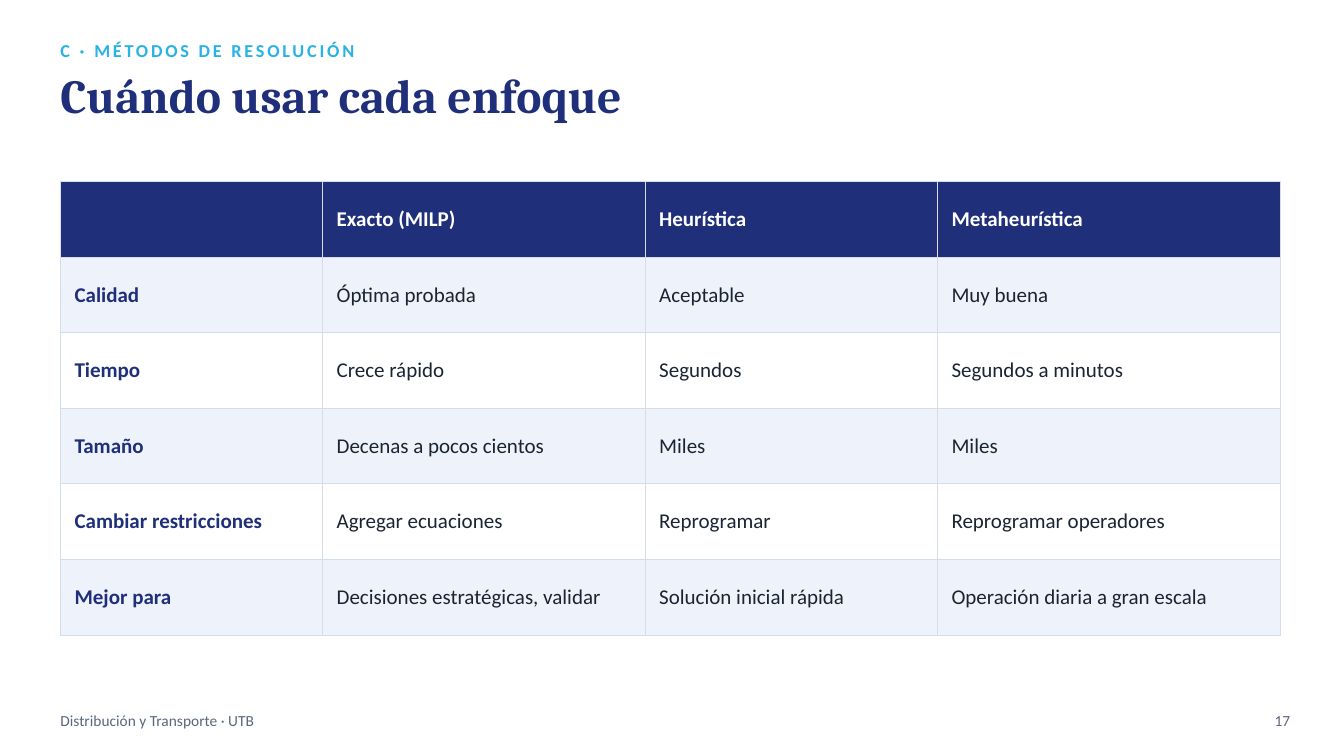
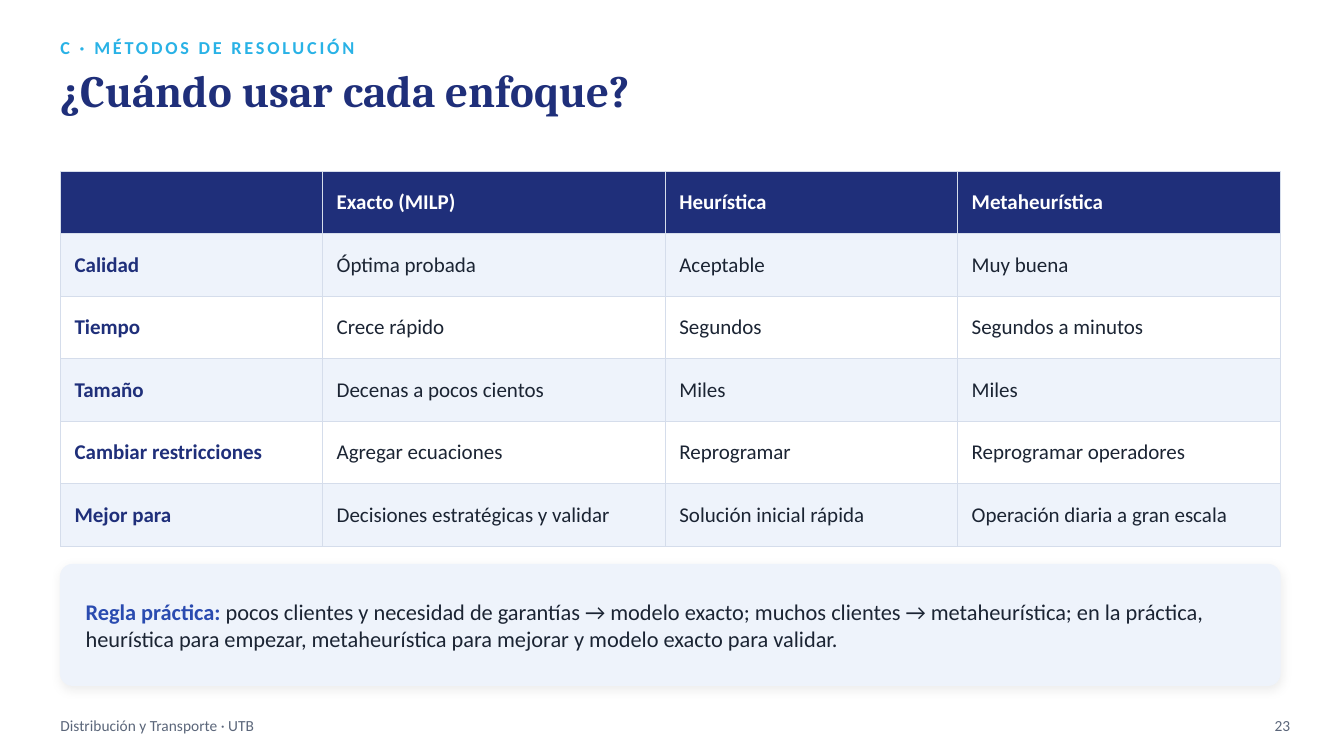
Before and after one commit to sebastianslg/grafosapp, a slide deck: slide 23 of Exposicion_Ruteo_de_Vehiculos.pptx (slide 17 before the commit). Drawn at 1344x756 pixels with LibreOffice and Linux fonts; fonts in the diff are those of the drawing. Boxes give left, top, right and bottom in pixels: in the first picture for what was removed or moved away, otherwise in the second. Text is boxed around its words. In the diff, an @@ line names an element or a change of style, - is before the commit and + after.

```diff
--- a/Exposicion_Ruteo_de_Vehiculos.pptx
+++ b/Exposicion_Ruteo_de_Vehiculos.pptx
@@ text at box(60, 75, 630, 117): text changed; size 34 to 32 pt @@
-Cuándo usar cada enfoque
+¿Cuándo usar cada enfoque?
@@ table at box(60, 171, 1280, 530) @@
-row 6, column 2: Decisiones estratégicas, validar
+row 6, column 2: Decisiones estratégicas y validar
@@ table: place and size @@
-table at box(60, 181, 1280, 612)
+table at box(60, 171, 1280, 530)
@@ rounded rectangle added at box(60, 565, 1280, 686), fill #EEF3FB, outline #EEF3FB 0.75 pt @@
@@ text added at box(86, 604, 1203, 651), 16 pt, text #1B2433 @@
+Regla práctica: pocos clientes y necesidad de garantías → modelo exacto; muchos clientes → metaheurística; en la práctica, heurística para empezar, metaheurística para mejorar y modelo exacto para validar.
@@ text "Distribución y Transporte · UTB": place and size @@
-text "Distribución y Transporte · UTB" at box(60, 715, 254, 729)
+text "Distribución y Transporte · UTB" at box(60, 720, 254, 734)
@@ text removed at box(1275, 716, 1291, 726) @@
-17
@@ text added at box(1275, 721, 1291, 731), 11 pt, text #5B667A @@
+23
```
Also in this commit, not shown: 13 other slides changed, 16 slides added, 6 slides removed.
